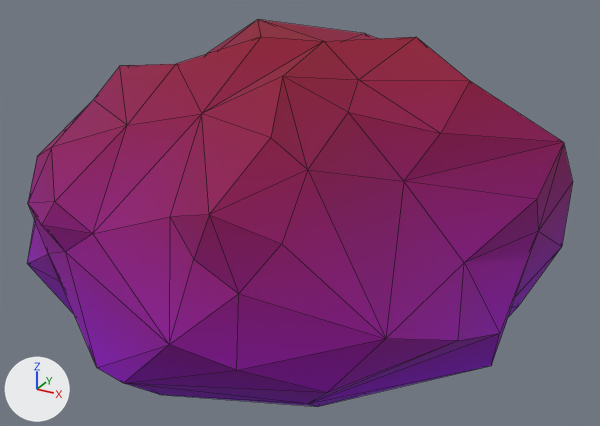
One commit to the glTF model assets/synty/synty-plant-hedge-bush-01.gltf: the scene before it, then after it.
One viewpoint serves both versions: a 50 mm camera at (2.29, -4.44, 3.1) aimed at (-0.12, -0.05, 0.91). The lights are fixed; the arrows at lower left show +X, +Y and +Z. The first picture is the older version. Mesh edges are drawn as thin lines. Vertices at exactly the same position are counted once.

The first picture shows 'SM_Plant_Hedge_Bush_01'.
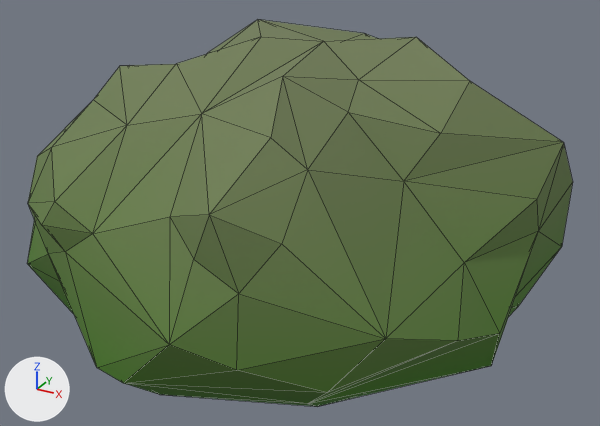
Location of each change, (x1, y1, x2, y2) in pixels of the pictures (600 x 426 px):
```json
{"object": "SM_Plant_Hedge_Bush_01", "change": "surface changed, recoloured", "before": [27, 20, 573, 407], "after": [27, 20, 573, 407], "on screen": "purple to green"}
{"part": 1, "of": "me_sm_plant_hedge_bush_01", "change": "recoloured", "before": [27, 182, 573, 407], "after": [27, 182, 573, 407], "on screen": "purple to green"}
{"part": 2, "of": "me_sm_plant_hedge_bush_01", "change": "recoloured", "before": [28, 100, 573, 344], "after": [28, 100, 573, 344], "on screen": "purple to green"}
{"part": 3, "of": "me_sm_plant_hedge_bush_01", "change": "recoloured", "before": [94, 20, 562, 214], "after": [94, 20, 562, 214], "on screen": "lighter"}
```

The change, as JSON lines over the scene's bpy script:
```json
{"op": "add", "block": "img_image_0", "code": ["img_image_0 = load_image('Image_0', '_unpacked/Image_0', 512, 512, 'sRGB')"]}
{"op": "add", "block": "mat_lambert2", "code": "n3 = _N.new('ShaderNodeMix'); n3.name = 'Mix'"}
{"op": "add", "block": "mat_lambert2", "code": "n3.data_type = 'RGBA'"}
{"op": "add", "block": "mat_lambert2", "code": "n3.blend_type = 'MULTIPLY'"}
{"op": "add", "block": "mat_lambert2", "code": "n3.inputs[0].default_value = 1.0  # 'Factor'"}
{"op": "add", "block": "mat_lambert2", "code": "n4 = _N.new('ShaderNodeTexImage'); n4.name = 'Image Texture'"}
{"op": "add", "block": "mat_lambert2", "code": "n4.image = img_image_0"}
{"block": "mat_lambert2", "where": "n2 = _N.new('ShaderNodeVertexColor'); n2.name = 'Color Attribute'"}
{"block": "mat_lambert2", "where": "n0 = _N.new('ShaderNodeBsdfPrincipled'); n0.name = 'Principled BSDF'"}
{"op": "remove", "block": "mat_lambert2", "code": "_L.new(n2.outputs[0], n0.inputs[0])  # 'Color' to 'Base Color'"}
{"op": "add", "block": "mat_lambert2", "code": "_L.new(n3.outputs[2], n0.inputs[0])  # 'Result' to 'Base Color'"}
{"op": "add", "block": "mat_lambert2", "code": "_L.new(n2.outputs[0], n3.inputs[7])  # 'Color' to 'B'"}
{"op": "add", "block": "mat_lambert2", "code": "_L.new(n4.outputs[0], n3.inputs[6])  # 'Color' to 'A'"}
{"block": "me_sm_plant_hedge_bush_01", "where": "me_sm_plant_hedge_bush_01.from_pydata(...)  # 119 vertices, 234 faces; spans x -1.94..1.48, y -1.75..1.66, z 0.0..2.07"}
{"block": "me_sm_plant_hedge_bush_01", "where": "# used by ob_sm_plant_hedge_bush_01; location = (0.0, 0.0, 0.0)"}
{"block": "me_sm_plant_hedge_bush_01", "change": "me_sm_plant_hedge_bush_01 part 1: 118 faces centred in x -1.86..1.43, y -1.67..1.59, z 0.0..1.04 are repainted in the vertex colours; the middle colour goes from purple #8e00c4 to green #a9ff72"}
{"block": "me_sm_plant_hedge_bush_01", "change": "me_sm_plant_hedge_bush_01 part 2: 75 faces centred in x -1.78..1.43, y -1.65..1.57, z 1.04..1.66 are repainted in the vertex colours; the middle colour goes from purple #8e0071 to green #e5ffd5"}
{"block": "me_sm_plant_hedge_bush_01", "change": "me_sm_plant_hedge_bush_01 part 3: 41 faces centred in x -1.43..1.09, y -1.3..1.07, z 1.66..2.04 are repainted in the vertex colours; the middle colour goes from red #8e0041 to white #f7fff2"}
```
